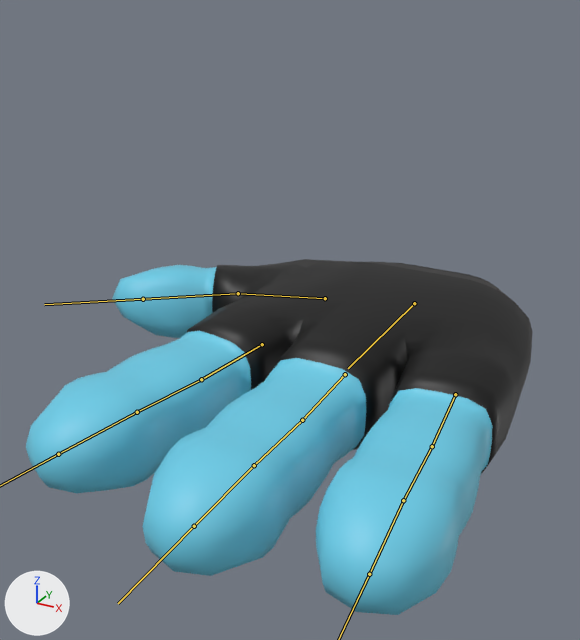
The FBX model Assets/4. Modelos/jefe/MANO.fbx: old version first, new version second.
Camera for both pictures: a 50 mm lens placed at (1.63, -4.56, 2.32), pointed at (-0.33, -0.99, 0.53). Every picture has the same lights, and +X, +Y and +Z are marked at lower left. The bones that bend it are drawn over the model as lines.
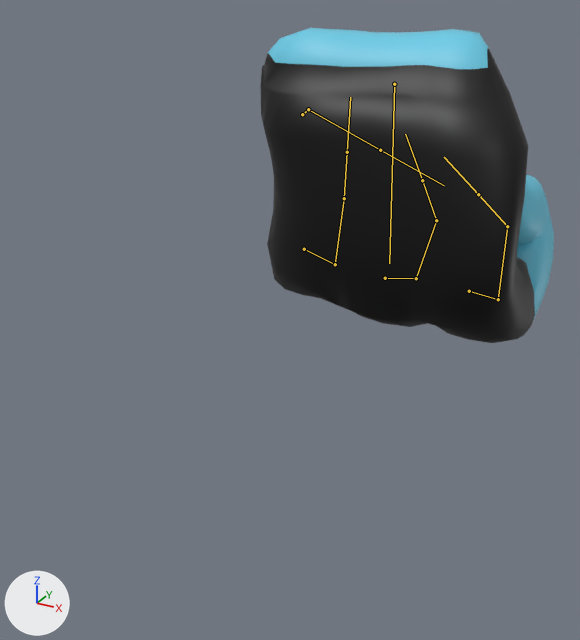
The newer file adds an action. The first version stands in its rest pose; the second is drawn at frame 12 of the action 'Armature|Punch'.

The edits, one by one:
Bone 'mano' (bone_mano) moves from (0.0, 0.0, 0.0) to (0.0, 0.538, -1.504).
Bone 'mano' (bone_mano) turns from (0, 0, 0) to (92, 0, 0) degrees about its own x, y and z.
Bone 'Indice1' (bone_indice1) turns from (0, 0, 0) to (57, 0, -8) degrees about its own x, y and z.
Bone 'indice2' (bone_indice2) turns from (0, 0, 0) to (91, -6, 23) degrees about its own x, y and z.
Bone 'indice3' (bone_indice3) turns from (0, 0, 0) to (65, -8, -5) degrees about its own x, y and z.
Bone 'medio1' (bone_medio1) moves from (0.0, 0.0, 0.0) to (-0.047, -0.016, -0.001).
Bone 'medio1' (bone_medio1) turns from (0, 0, 0) to (68, 2, 0) degrees about its own x, y and z.
Bone 'medio2' (bone_medio2) turns from (0, 0, 0) to (62, 0, 0) degrees about its own x, y and z.
Bone 'medio3' (bone_medio3) turns from (0, 0, 0) to (93, 2, 1) degrees about its own x, y and z.
Bone 'meñique1' (bone_meñique1) moves from (0.0, 0.0, 0.0) to (-0.14, 0.031, -0.001).
Bone 'meñique1' (bone_meñique1) turns from (0, 0, 0) to (62, 6, 3) degrees about its own x, y and z.
Bone 'meñique2' (bone_meñique2) turns from (0, 0, 0) to (93, -4, -12) degrees about its own x, y and z.
Bone 'meñique3' (bone_meñique3) turns from (0, 0, 0) to (78, 6, 5) degrees about its own x, y and z.
Bone 'pulgar.001' (bone_pulgar_001) turns from (0, 0, 0) to (-64, -1, 2) degrees about its own x, y and z.
Bone 'pulgar2' (bone_pulgar2) turns from (0, 0, 0) to (-33, -8, 42) degrees about its own x, y and z.

Boxes (x1, y1, x2, y2) around the edits, measured in the pictures (580 x 640 px):
'Cube', posed (42% narrower, 11% shorter)
    before: (26, 259, 533, 615)
    after: (260, 28, 554, 343)
bone 'mano', root to tip
    before: (414, 303) to (348, 368)
    after: (394, 84) to (389, 263)
bone 'Indice1', root to tip
    before: (262, 344) to (201, 379)
    after: (304, 249) to (335, 264)
bone 'indice2', root to tip
    before: (201, 379) to (137, 412)
    after: (335, 264) to (344, 198)
bone 'indice3', root to tip
    before: (137, 412) to (58, 454)
    after: (344, 198) to (347, 152)
bone 'medio1', root to tip
    before: (345, 374) to (302, 420)
    after: (385, 278) to (416, 278)
bone 'medio2', root to tip
    before: (302, 420) to (254, 465)
    after: (416, 278) to (436, 220)
bone 'medio3', root to tip
    before: (254, 465) to (194, 526)
    after: (436, 220) to (422, 180)
bone 'meñique1', root to tip
    before: (455, 394) to (432, 446)
    after: (469, 291) to (498, 299)
bone 'meñique2', root to tip
    before: (432, 446) to (403, 500)
    after: (498, 299) to (507, 226)
bone 'meñique3', root to tip
    before: (403, 500) to (369, 574)
    after: (507, 226) to (478, 194)
bone 'pulgar.001', root to tip
    before: (325, 298) to (238, 293)
    after: (302, 114) to (308, 109)
bone 'pulgar2', root to tip
    before: (238, 293) to (143, 299)
    after: (308, 109) to (380, 150)
